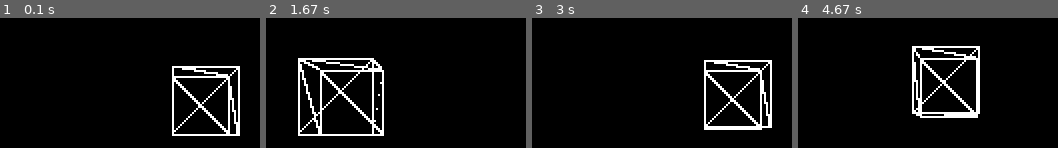
Above: before the commit, frames 1-4 (left to right).
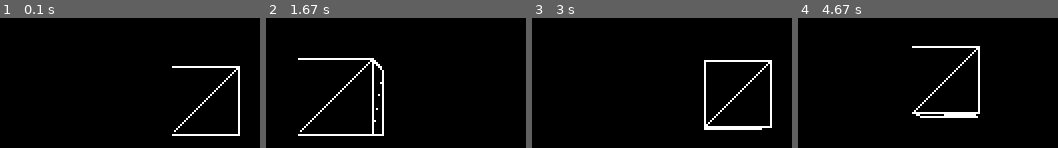
Above: after the commit, the same moments.

Repository: NiTR0-CH4RG3R/pyGameEngine
Game: pygame game, started from Examples/3DEngine/main.py
The game is run twice, just before and just after one commit, with the same random seed, the same clock (stepped at 60 frames per second) and the same inputs.
Inputs:
- Up to frame 1 (0.1 s): no input
- Up to frame 2 (1.67 s): hold D 0.33-0.8 s; hold W 0.83-1.13 s; hold D 1.17-1.63 s
- Up to frame 3 (3 s): hold A 1.67-2.2 s; tap E at 1.82 s; hold S 2.23-2.53 s; hold A 2.57-2.97 s
- Up to frame 4 (4.67 s): hold W 3-3.37 s; tap E at 3.15, 4.62 s; hold D 3.4-4.03 s; hold S 4.07-4.43 s; hold A from 4.47 s (still down)

The runs differ from the first frame. In frame 1, 2.3% of the frame differs, in the area x 66-92%, y 38-90%; in frame 2, 2.9%, in the area x 12-45%, y 32-90%; in frame 3, 1.9%; in frame 4, 2.7%.

Commit message:
Update py3DEngine.py

Diff:
--- a/Examples/3DEngine/py3DEngine.py
+++ b/Examples/3DEngine/py3DEngine.py
@@ -1,6 +1,6 @@
 #Created by Buddhima Zoysa (27/04/2020)
 #This is just a experimental 3D engine that uses pyGameEngine.py
-
+#This is still working progress (Not working)
 from pyGameEngine import pyGameEngine
 import math
 
@@ -119,10 +119,6 @@
                 line2[2] = camRelV3[2] - camRelV1[2]
 
                 normal = self.VectorCrossProduct(line1, line2)
-                #normal = [None] * 3
-                #normal[0] = line1[1] * line2[2] - line1[2] * line2[1]
-                #normal[1] = line1[2] * line2[0] - line1[0] * line2[2]
-                #normal[2] = line1[0] * line2[1] - line1[1] * line2[0]
 
                 normalLength = math.sqrt(normal[0] * normal[0] + normal[1] * normal[1] + normal[2] * normal[2])
                 normal[0] /= normalLength
@@ -133,16 +129,17 @@
                 #b = normal[1] * camRelV3[1]
                 #c = normal[2] * camRelV3[2]
                 #d = a + b + c
-                #if d < 0.0:
-                if camRelV1[2] > 0.5 and camRelV2[2] > 0.5 and camRelV3[2] > 0.5:
-                    v1 = self.WorldToScreenCord(camRelV1[0], camRelV1[1], camRelV1[2])
-                    v2 = self.WorldToScreenCord(camRelV2[0], camRelV2[1], camRelV2[2])
-                    v3 = self.WorldToScreenCord(camRelV3[0], camRelV3[1], camRelV3[2])
+                d = self.VectorDotProduct(normal,camRelV3)
+                if d < 0.0:
+                    if camRelV1[2] > 0.5 and camRelV2[2] > 0.5 and camRelV3[2] > 0.5:
+                        v1 = self.WorldToScreenCord(camRelV1[0], camRelV1[1], camRelV1[2])
+                        v2 = self.WorldToScreenCord(camRelV2[0], camRelV2[1], camRelV2[2])
+                        v3 = self.WorldToScreenCord(camRelV3[0], camRelV3[1], camRelV3[2])
 
-                    #lightAndNormalDot = self.VectorDotProduct(normal, directionalLight[1])
-                    #lightAndNormalDot = 1 - (lightAndNormalDot * 0.5 + 0.5)
-                    #lightAndNormalDot *= 255
+                        #lightAndNormalDot = self.VectorDotProduct(normal, directionalLight[1])
+                        #lightAndNormalDot = 1 - (lightAndNormalDot * 0.5 + 0.5)
+                        #lightAndNormalDot *= 255
 
-                    self.DrawTriangle(v1[0], v1[1], v2[0], v2[1], v3[0], v3[1])
+                        self.DrawTriangle(v1[0], v1[1], v2[0], v2[1], v3[0], v3[1])
 
         return True
